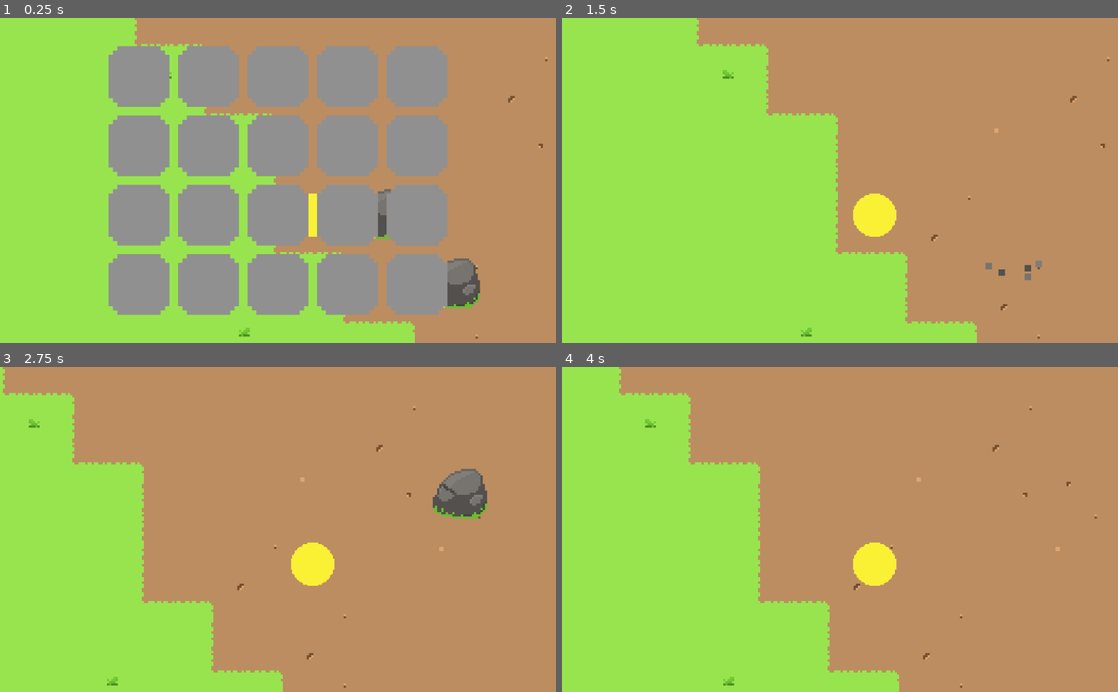
Above: before the commit, frames 1-4 (two rows, left to right).
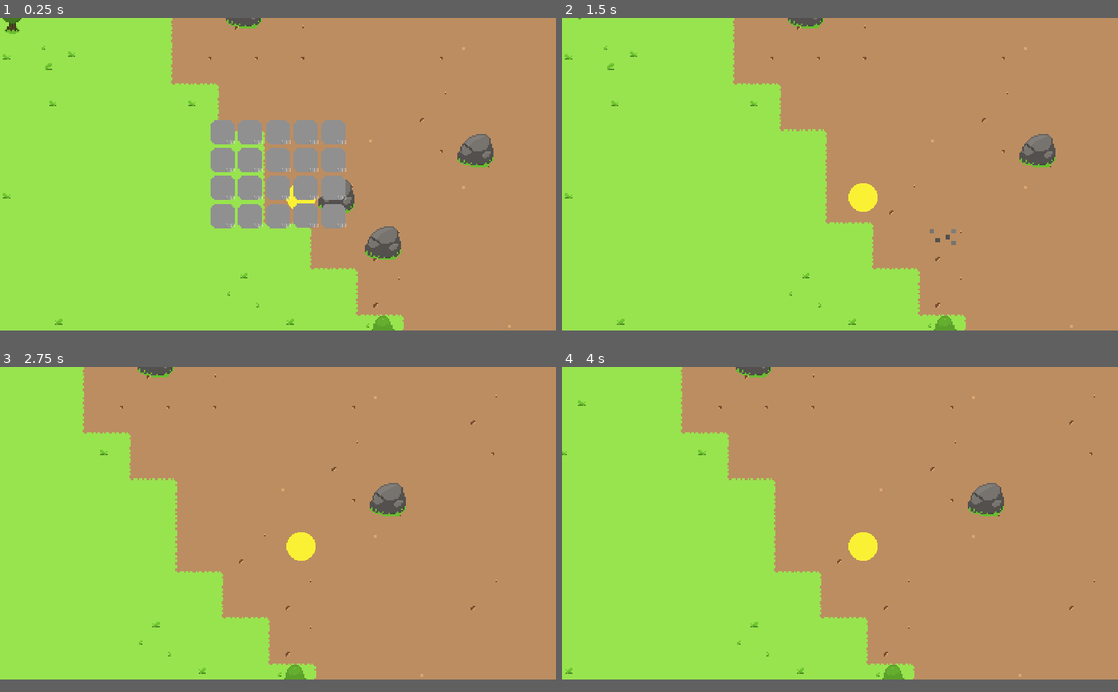
Above: after the commit, the same moments.

Repository: SkyMudder/Game
Game: Godot game, scene res://Main.tscn
Same seed, same stepped clock (60 frames per second), same inputs: the game is played once before the commit and once after it.
Inputs (mouse positions are in pixels of both pictures, inside the frame that each line leads up to):
- Up to frame 1 (0.25 s): no input
- Up to frame 2 (1.5 s): tap Enter at 0.5 s; drag from (945, 216) to (573, 24) at 0.52 s; drag from (1012, 284) to (578, 34) at 1.27 s
- Up to frame 3 (2.75 s): move the mouse to (333, 458) at 2.02 s; hold Right (ui_right) from 2.03 s (still down); click (333, 458) at 2.17 s
- Up to frame 4 (4 s): release Right (ui_right) at 2.75 s; drag from (1017, 493) to (673, 480) at 2.77 s; tap Space at 3.5 s; move the mouse to (1006, 578) at 3.52 s; hold Left (ui_left) from 3.53 s (still down); click (1006, 578) at 3.67 s
The window is 800x468 before the commit and 800x450 after it. Grey fills any space a smaller window leaves; there, only what the larger window draws over its background counts as a difference.

The runs differ from the first frame. In frame 1, 40% of the frame differs, in the area x 0-100%, y 0-100%; in frame 2, 7.2%; in frame 3, 13%; in frame 4, 8.9%.

Commit message:
Items now get stacked, there is currently no Limit to a Stack and multiple Stacks are not yet possible.

Diff:
--- /dev/null
+++ b/Fonts/ARCADECLASSIC.tres
@@ -0,0 +1,7 @@
+[gd_resource type="DynamicFont" load_steps=2 format=2]
+
+[ext_resource path="res://Fonts/ARCADECLASSIC.TTF" type="DynamicFontData" id=1]
+
+[resource]
+size = 100
+font_data = ExtResource( 1 )
--- a/Inventory/Inventory.gd
+++ b/Inventory/Inventory.gd
@@ -9,8 +9,16 @@
 """Automatically determines where to add an Item to the Inventory and adds it"""
 func add(item):
 	for x in range(items.size()):
+		if items[x] != null:
+			if items[x].name == item.name:
+				items[x].addToAmount(1)
+				emit_signal("items_changed", [x])
+				return
+	for x in range(items.size()):
 		if items[x] == null:
 			set(item, x)
+			items[x].amount = 0
+			items[x].addToAmount(1)
 			emit_signal("items_changed", [x])
 			return
 
--- a/Inventory/InventoryContainer.tscn
+++ b/Inventory/InventoryContainer.tscn
@@ -13,6 +13,11 @@
 [node name="CenterContainer" type="CenterContainer" parent="."]
 anchor_right = 1.0
 anchor_bottom = 1.0
+margin_left = -1920.0
+margin_top = -1080.0
+margin_right = -1920.0
+margin_bottom = -1080.0
+rect_scale = Vector2( 3, 3 )
 __meta__ = {
 "_edit_use_anchors_": false
 }
@@ -20,7 +25,7 @@
 [node name="InventoryDisplay" parent="CenterContainer" instance=ExtResource( 1 )]
 anchor_right = 0.0
 anchor_bottom = 0.0
-margin_left = 512.0
-margin_top = 300.0
-margin_right = 512.0
-margin_bottom = 300.0
+margin_left = 960.0
+margin_top = 540.0
+margin_right = 960.0
+margin_bottom = 540.0
--- a/Inventory/InventoryDisplay.gd
+++ b/Inventory/InventoryDisplay.gd
@@ -29,6 +29,7 @@
 func _on_items_changed(indexes):
 	for itemIndex in indexes:
 		updateInventorySlotDisplay(itemIndex)
+		print(inventory.items)
 
 """Create Inventory with a given Amount of Slots"""
 func addInventorySlots(amount):
--- a/Inventory/InventorySlotDisplay.gd
+++ b/Inventory/InventorySlotDisplay.gd
@@ -3,14 +3,18 @@
 var inventory = preload("res://Inventory/Inventory.tres")
 
 onready var textureRect = get_node("TextureRect")
+onready var itemAmount = get_node("TextureRect/ItemAmount")
 onready var emptySlotTexture = preload("res://Items/EmptyInventorySlot.png")
 
 """Shows a given Item on the UI"""
 func displayItem(item):
 	if item is Item:
 		textureRect.texture = item.texture
+		itemAmount.text = String(item.amount)
+		itemAmount.show()
 	else:
 		textureRect.texture = emptySlotTexture
+		itemAmount.hide()
 
 func get_drag_data(_position):
 	var itemIndex = get_index()
--- a/Inventory/InventorySlotDisplay.tscn
+++ b/Inventory/InventorySlotDisplay.tscn
@@ -6,6 +6,10 @@
 [node name="InventorySlotDisplay" type="CenterContainer"]
 anchor_right = 1.0
 anchor_bottom = 1.0
+margin_left = -4.23804
+margin_top = -2.1189
+margin_right = -4.23804
+margin_bottom = -2.1189
 size_flags_horizontal = 3
 size_flags_vertical = 3
 script = ExtResource( 2 )
@@ -14,10 +18,25 @@
 }
 
 [node name="TextureRect" type="TextureRect" parent="."]
-margin_left = 496.0
-margin_top = 284.0
-margin_right = 528.0
-margin_bottom = 316.0
+margin_left = 944.0
+margin_top = 524.0
+margin_right = 976.0
+margin_bottom = 556.0
 rect_min_size = Vector2( 32, 32 )
 texture = ExtResource( 1 )
 stretch_mode = 6
+__meta__ = {
+"_edit_use_anchors_": false
+}
+
+[node name="ItemAmount" type="Label" parent="TextureRect"]
+margin_left = 19.0488
+margin_top = 24.2079
+margin_right = 43.0488
+margin_bottom = 38.2079
+rect_scale = Vector2( 0.5, 0.5 )
+custom_colors/font_outline_modulate = Color( 0, 0, 0, 1 )
+text = "100"
+__meta__ = {
+"_edit_use_anchors_": false
+}
--- a/Items/Item.gd
+++ b/Items/Item.gd
@@ -5,5 +5,5 @@
 export(Texture) var texture
 export(int) var amount
 
-func setItemAmount(itemAmount):
+func addToAmount(itemAmount):
 	amount += itemAmount
--- a/Main.tscn
+++ b/Main.tscn
@@ -255,6 +255,7 @@
 script = ExtResource( 2 )
 
 [node name="KinematicBody2D" type="KinematicBody2D" parent="."]
+position = Vector2( 8, 0 )
 script = ExtResource( 5 )
 __meta__ = {
 "_edit_group_": true
@@ -272,6 +273,7 @@
 
 [node name="Camera2D" type="Camera2D" parent="KinematicBody2D"]
 current = true
+zoom = Vector2( 0.2, 0.2 )
 limit_smoothed = true
 
 [node name="CollisionShape2D" type="CollisionShape2D" parent="KinematicBody2D"]
--- a/project.godot
+++ b/project.godot
@@ -37,7 +37,10 @@
 
 [display]
 
-window/stretch/shrink=4.0
+window/size/width=1920
+window/size/height=1080
+window/stretch/mode="2d"
+window/stretch/aspect="expand"
 
 [importer_defaults]
 
Binary file added: Fonts/ARCADECLASSIC.TTF
